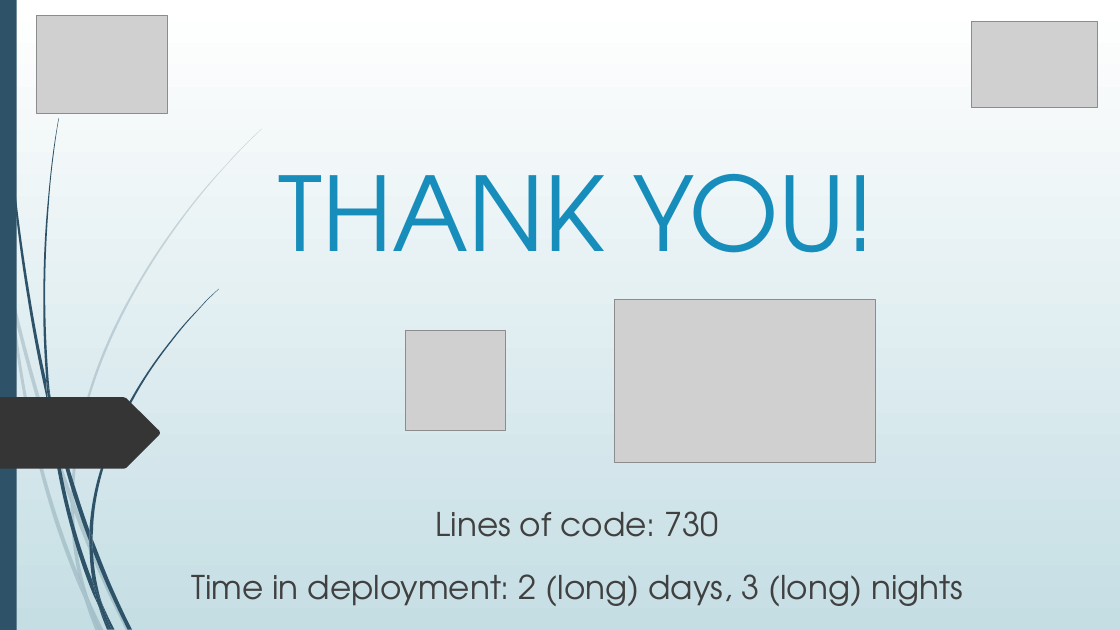
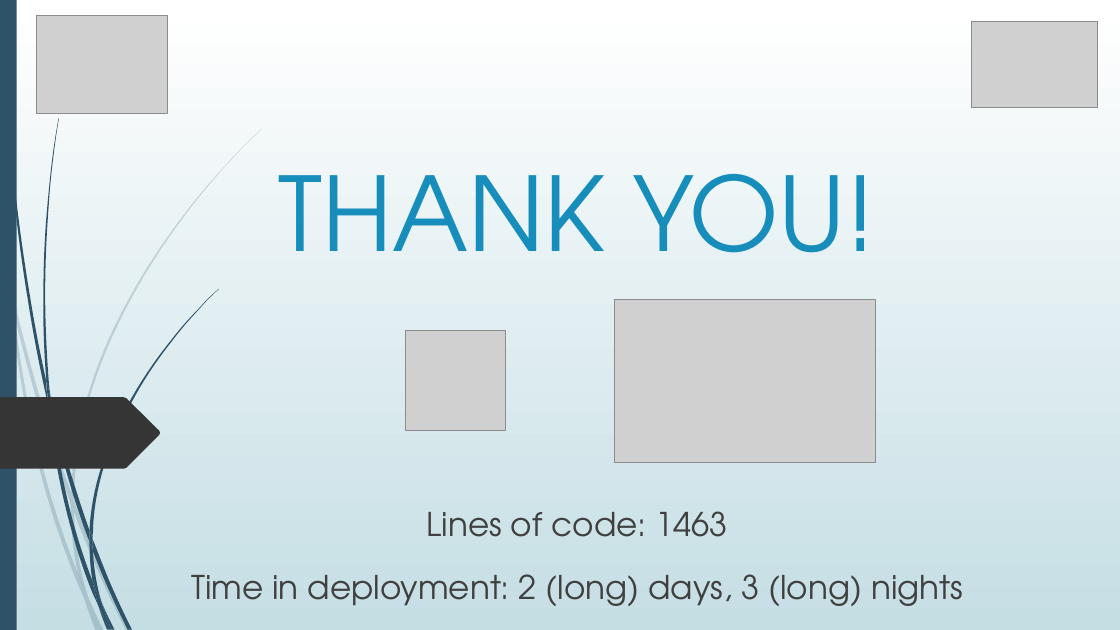
Before and after one commit to avasile96/CAD, a slide deck: slide 16 of Presentation_updated.pptx (slide 18 before the commit). Drawn at 1120x630 pixels with LibreOffice and Linux fonts; fonts in the diff are those of the drawing; grey boxes stand for pictures. Boxes give left, top, right and bottom in pixels: in the first picture for what was removed or moved away, otherwise in the second. Text is boxed around its words. In the diff, an @@ line names an element or a change of style, - is before the commit and + after.

```diff
--- a/Presentation_updated.pptx
+++ b/Presentation_updated.pptx
@@ text at [427,511,728,537]: text changed @@
-Lines of code: 730
+Lines of code: 1463
```
Also in this commit, not shown: 7 other slides changed, 2 slides added, 2 slides removed.
